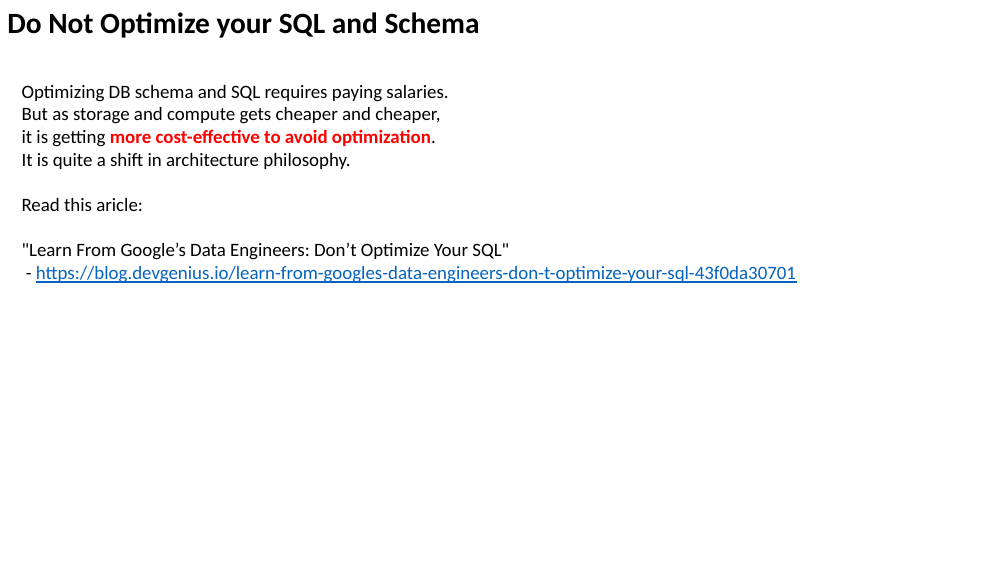
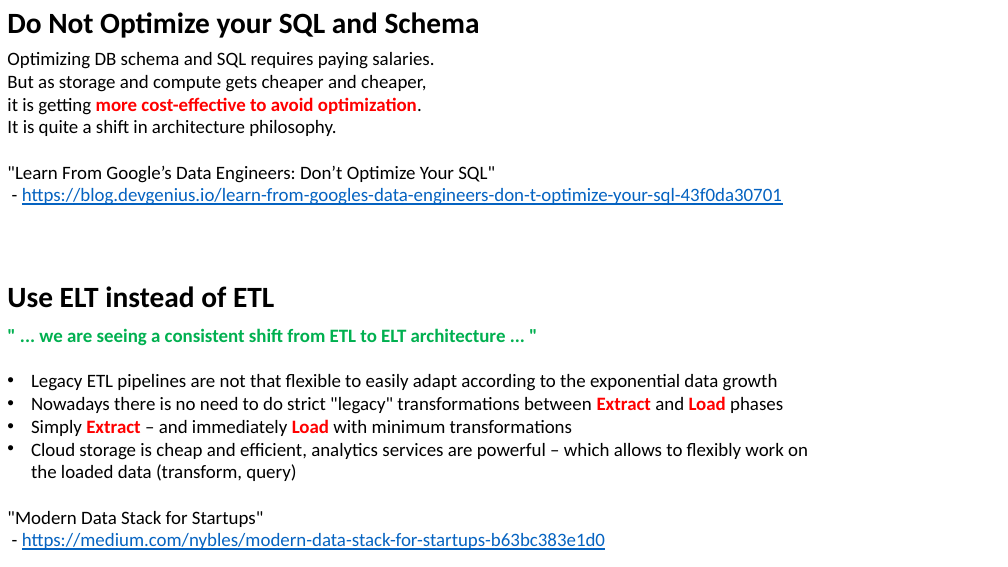
Before and after one commit to lselector/data_architect, a slide deck: slide 20 of DA_13_miscellaneous.pptx. Drawn at 1008x567 pixels with LibreOffice and Linux fonts; fonts in the diff are those of the drawing. Boxes give left, top, right and bottom in pixels: in the first picture for what was removed or moved away, otherwise in the second. Text is boxed around its words. In the diff, an @@ line names an element or a change of style, - is before the commit and + after.

```diff
--- a/DA_13_miscellaneous.pptx
+++ b/DA_13_miscellaneous.pptx
@@ text "Optimizing DB schema and SQL ..." moved from (x1=22, y1=85, x2=796, y2=283) to (x1=7, y1=52, x2=782, y2=205) @@
@@ text at (x1=22, y1=198, x2=143, y2=211): paragraph removed @@
-Read this aricle:
@@ text added at (x1=7, y1=286, x2=274, y2=308), 28 pt, text #000000, bold @@
+Use ELT instead of ETL
@@ text added at (x1=7, y1=328, x2=808, y2=550), 18 pt, text #000000 @@
+" ... we are seeing a consistent shift from ETL to ELT architecture ... "
+• Legacy ETL pipelines are not that flexible to easily adapt according to the exponential data growth
+• Nowadays there is no need to do strict "legacy" transformations between Extract and Load phases
+• Simply Extract – and immediately Load with minimum transformations
+• Cloud storage is cheap and efficient, analytics services are powerful – which allows to flexibly work on the loaded data (transform, query)
+"Modern Data Stack for Startups"
+- https://medium.com/nybles/modern-data-stack-for-startups-b63bc383e1d0
```
